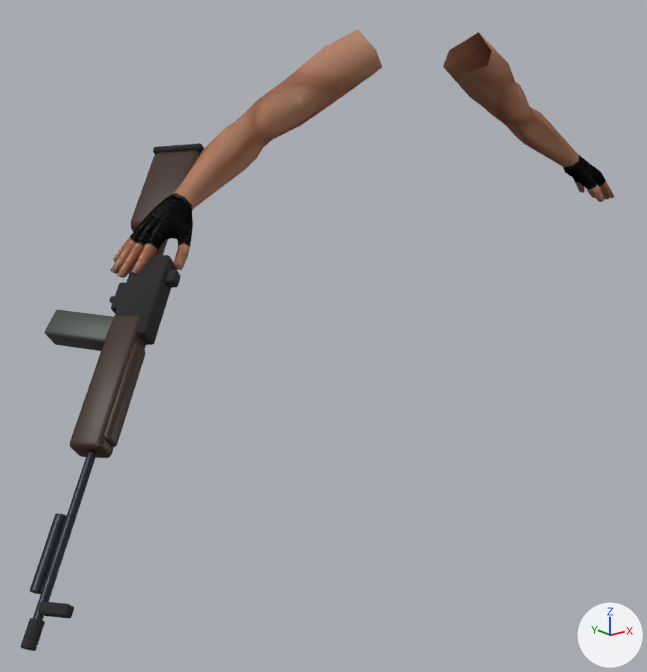
An edit to the Blender file art_source/characters/fp_arms/fp_arms_rifle.blend, drawn before and after from the same camera.
The view is the same before and after, from a camera (50 mm lens) standing at (-1.62, -1.62, 1.6) and looking at (-0.35, -0.04, 0.97). The axes (+X, +Y, +Z) are drawn at lower right. The lights are the same throughout. The picture after the commit comes second.

Objects in the first picture: 'ArmsMesh', 'M14_Rifle'.
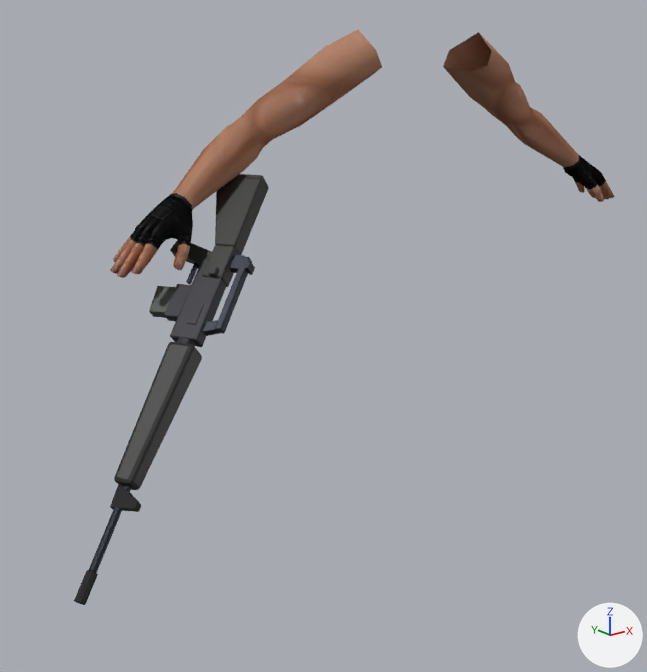
The change, as a list of edits to the scene's bpy script:
```text
Change ob_m14_rifle:
    ob_m14_rifle.rotation_euler: (1.448, -0.702, 0.68) -> (0.0, 0.0, 0.0)  # degrees (83, -40, 39) -> degrees (0, 0, 0)
    ob_m14_rifle.location: (-0.829, -0.051, 1.122) -> (0.0, 1.2, 1.0)
    add ob_m14_rifle.hide_render = True
Change ob_m16a1_rifle:
    remove ob_m16a1_rifle.hide_render = True
    ob_m16a1_rifle.location: (1.07, 0.0, 1.0) -> (-1.01, -0.238, 0.778)
    ob_m16a1_rifle.rotation_euler: (-0.00271, -0.00459, 2.107) -> (1.578, -0.77, 0.479)  # degrees (-0.2, -0.3, 121) -> degrees (90, -44, 27)
```

What differs and where, as boxes [x1, y1, x2, y2] in the pictures (647 x 672 px):
'M14_Rifle', hidden
    before: [20, 143, 204, 651]
'M16A1_Rifle', shown
    after: [74, 174, 269, 605]
